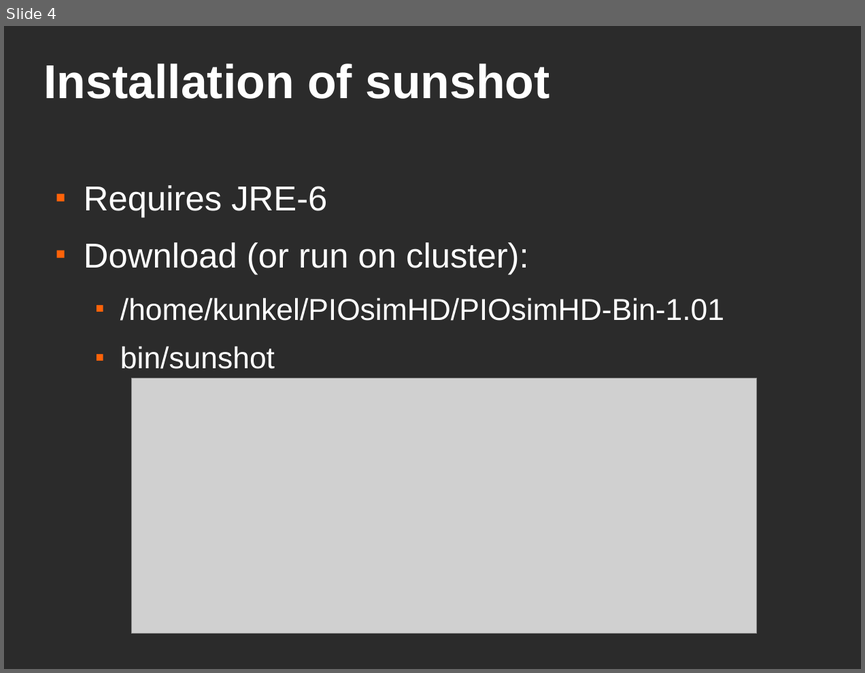
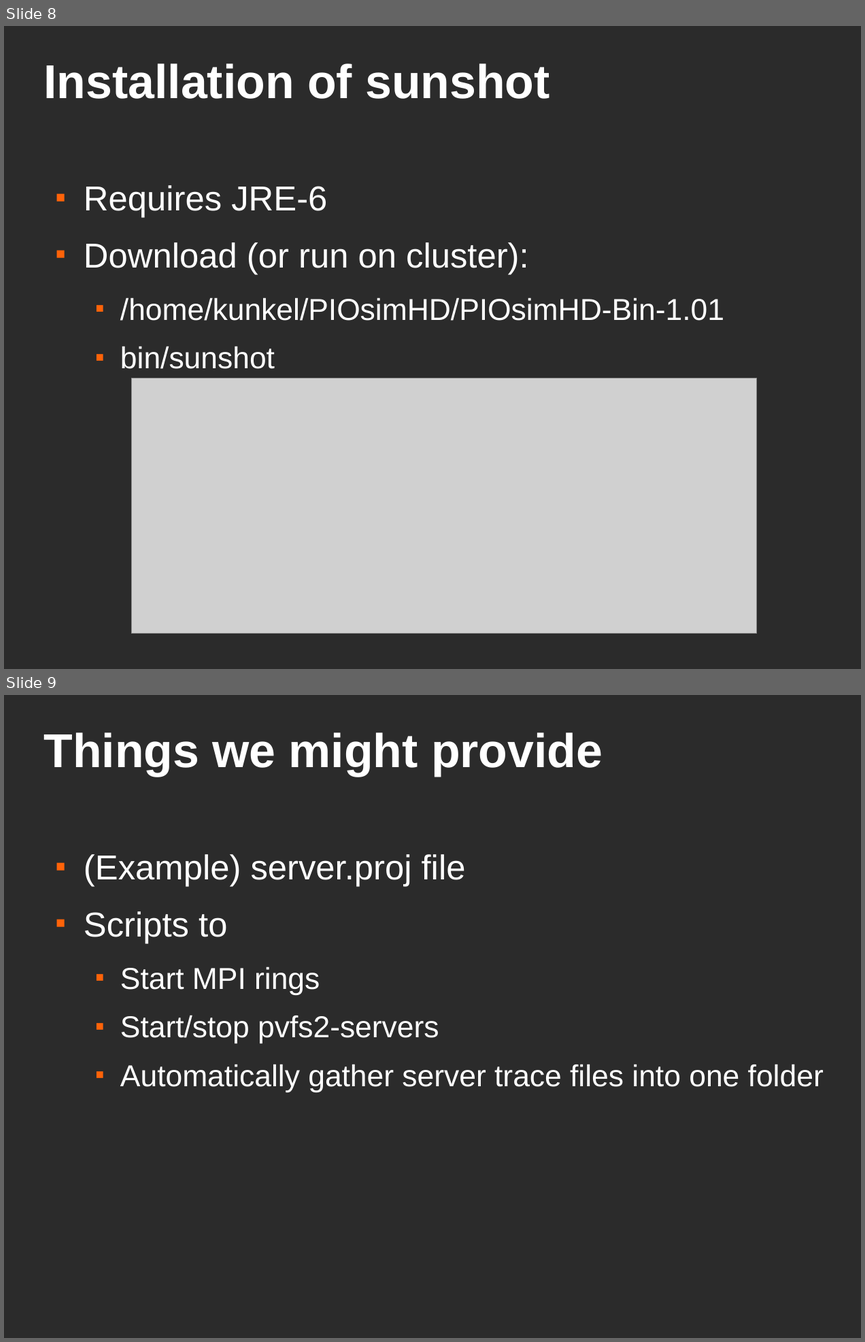
Before and after one commit to JulianKunkel/hdtrace-piosim, a slide deck: PIOsimHD-Doc/Presentations/pvs-cluster-version-2009-07-06.odp. Shown one above the other, each under a label of ours: slide 4 before the commit, slides 8 and 9 after it. The pictures are 865x673 and 865x1342 pixels, drawn with LibreOffice and Linux fonts; fonts in the diff are those of the drawing; grey boxes stand for pictures; background and template pictures are left out; a plain dark background stands for a picture behind light text. Boxes give left, top, right and bottom in pixels: in the first picture for what was removed or moved away, otherwise in the second. Text is boxed around its words. In the diff, an @@ line names an element or a change of style, - is before the commit and + after.

```diff
--- a/PIOsimHD-Doc/Presentations/pvs-cluster-version-2009-07-06.odp
+++ b/PIOsimHD-Doc/Presentations/pvs-cluster-version-2009-07-06.odp
@@ slide 9 added at (4, 695, 861, 1338), background picture (left out) @@
@@ title added at (44, 732, 602, 777), 44 pt, text #FFFFFF, bold @@
+Things we might provide
@@ text added at (84, 854, 823, 1092), 28 pt, text #FFFFFF @@
+■ (Example) server.proj file
+■ Scripts to
+  ■ Start MPI rings
+  ■ Start/stop pvfs2-servers
+  ■ Automatically gather server trace files into one folder
@@ what was slide 4 is now slide 8 @@
```
Also in this commit, not shown: 2 slides changed, 4 other slides added.
